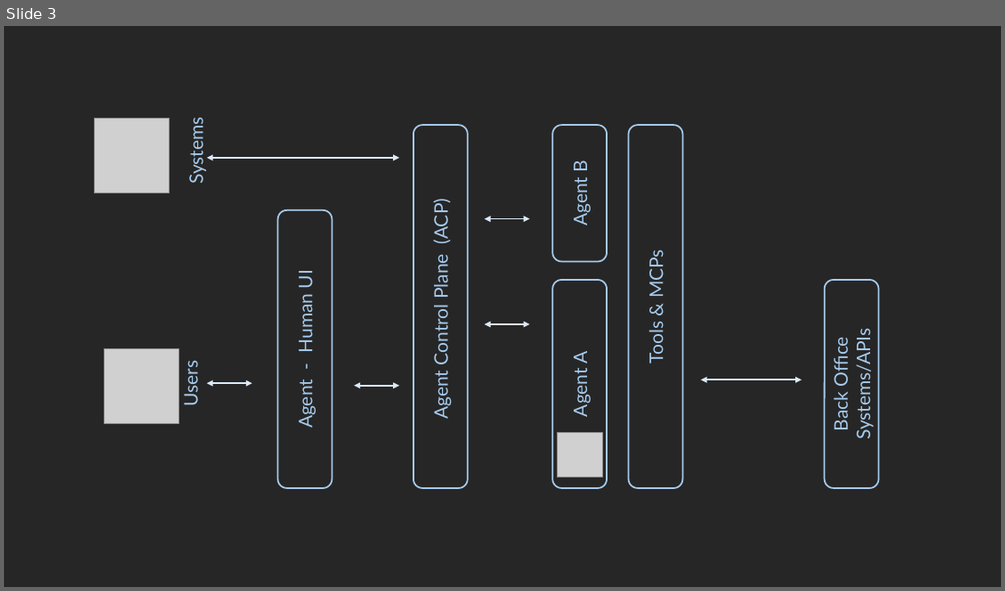
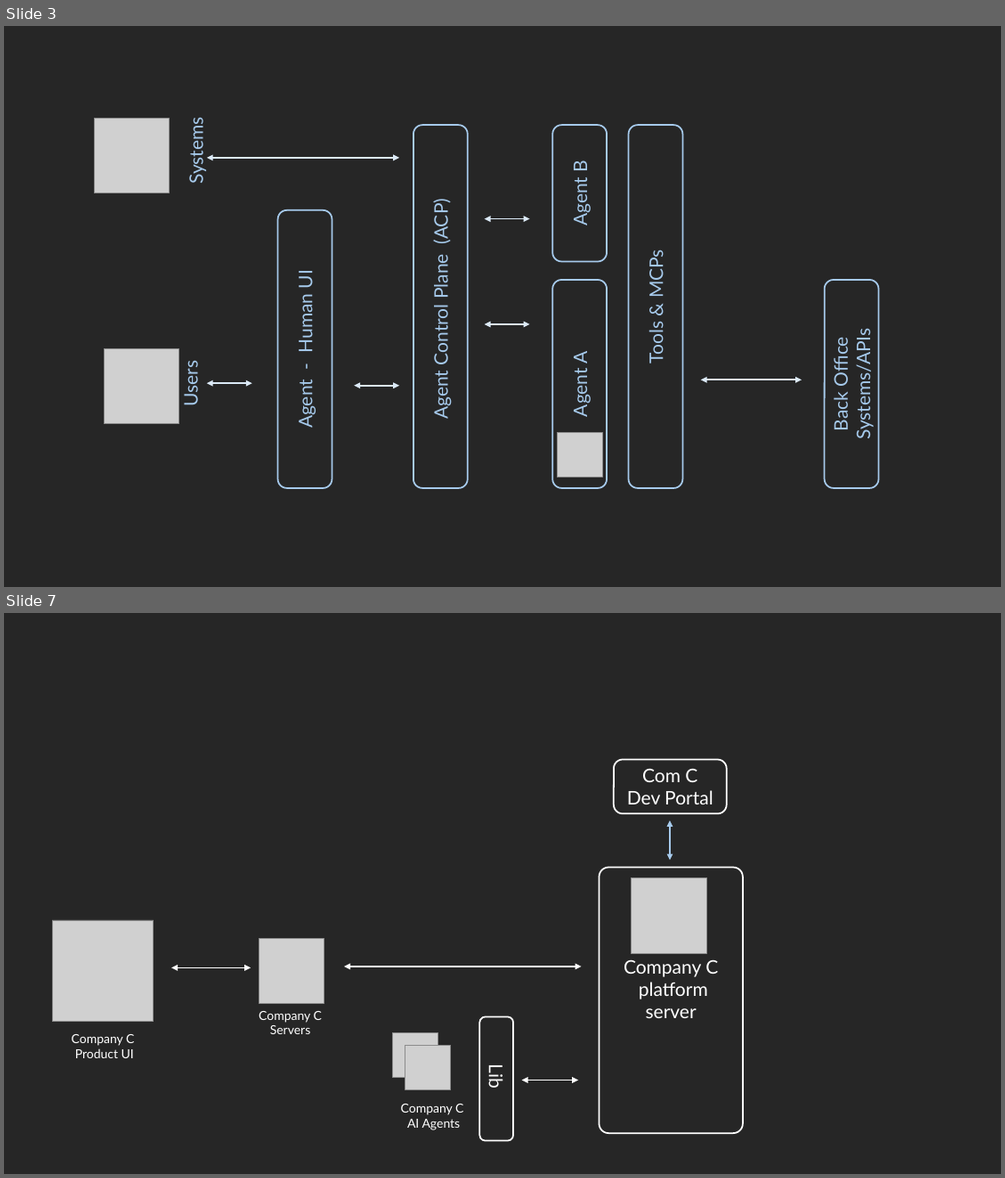
Before and after one commit to XiansAiPlatform/XiansAi.Docs, a slide deck: docs/assets/illustrations.pptx. Shown one above the other, each under a label of ours: slide 3 before the commit, slides 3 and 7 after it; the slides between them are not shown. The pictures are 1005x591 and 1005x1178 pixels, drawn with LibreOffice and Linux fonts; fonts in the diff are those of the drawing; grey boxes stand for pictures. Boxes give left, top, right and bottom in pixels: in the first picture for what was removed or moved away, otherwise in the second. Text is boxed around its words. In the diff, an @@ line names an element or a change of style, - is before the commit and + after.

```diff
--- a/docs/assets/illustrations.pptx
+++ b/docs/assets/illustrations.pptx
@@ slide 7 added at (x1=4, y1=613, x2=1001, y2=1174), background #262626 @@
@@ rounded rectangle added at (x1=614, y1=760, x2=727, y2=813), outline #FFFFFF 1.5 pt, 18 pt, text #FFFFFF @@
+Com C Dev Portal
@@ double arrow added from (671, 820) to (671, 860), #A6CAEC 1.5 pt @@
@@ rounded rectangle added at (x1=599, y1=868, x2=743, y2=1133), outline #FFFFFF 1.5 pt @@
@@ picture added at (x1=631, y1=877, x2=706, y2=953) @@
@@ picture added at (x1=53, y1=920, x2=154, y2=1022) @@
@@ picture added at (x1=259, y1=938, x2=324, y2=1004) @@
@@ text added at (x1=623, y1=959, x2=718, y2=1018), 18 pt, text #FFFFFF @@
+Company C
+platform server
@@ double arrow added from (171, 967) to (251, 967), #FFFFFF 1.5 pt @@
@@ double arrow added from (344, 966) to (582, 966), #FFFFFF 1.5 pt @@
@@ text added at (x1=259, y1=1011, x2=322, y2=1034), 12 pt, text #FFFFFF @@
+Company C
+Servers
@@ text added at (x1=72, y1=1034, x2=134, y2=1058), 12 pt, text #FFFFFF @@
+Company C
+Product UI
@@ picture added at (x1=393, y1=1032, x2=437, y2=1078) @@
@@ rounded rectangle added at (x1=480, y1=1016, x2=514, y2=1141), outline #FFFFFF 1.5 pt, 18 pt, text #FFFFFF @@
+Lib
@@ picture added at (x1=405, y1=1046, x2=451, y2=1090) @@
@@ double arrow added from (521, 1079) to (578, 1079), #FFFFFF 1.5 pt @@
@@ text added at (x1=401, y1=1103, x2=463, y2=1130), 12 pt, text #FFFFFF @@
+Company C
+AI Agents
```
Also in this commit, not shown: 3 other slides added, 14 other files.
